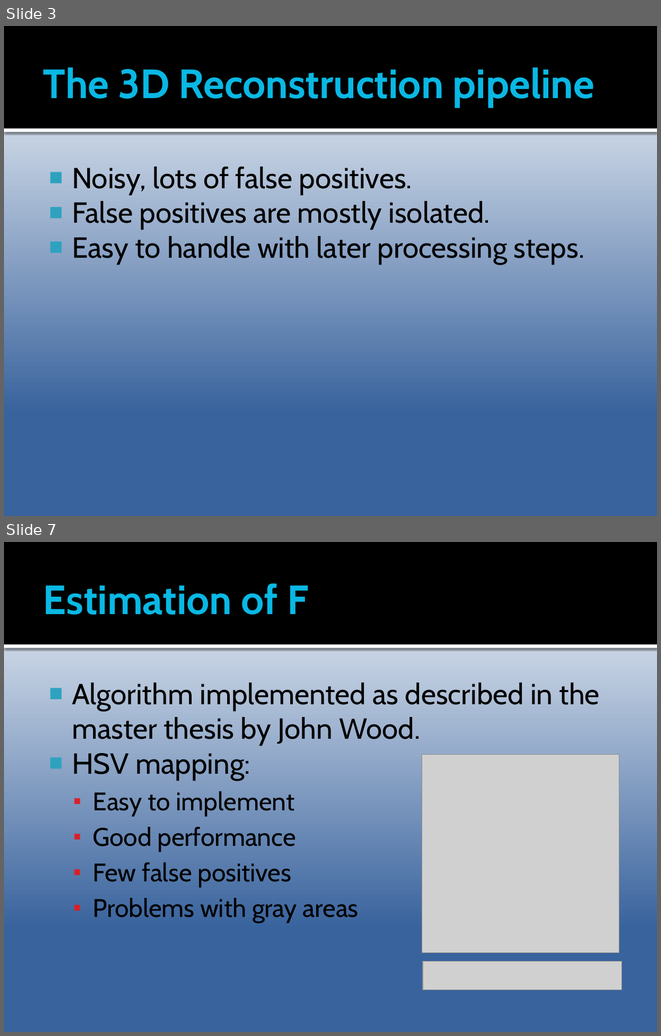
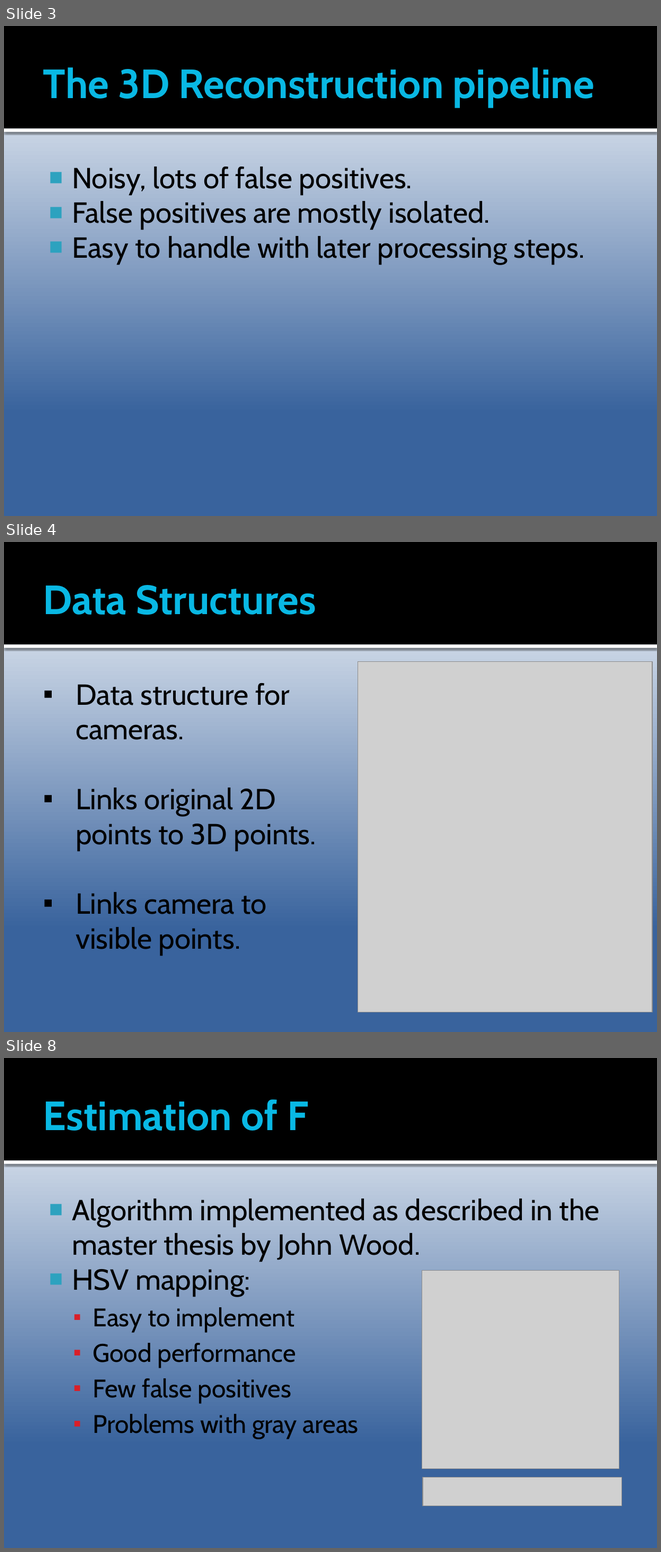
Before and after one commit to Epipolarna/Tracking, a slide deck: 3D Reconstruction/Documentation/TSBB15prez.pptx. Shown one above the other, each under a label of ours: slides 3 and 7 before the commit, slides 3, 4 and 8 after it; the slides between them are not shown. The pictures are 661x1036 and 661x1552 pixels, drawn with LibreOffice and Linux fonts; fonts in the diff are those of the drawing; grey boxes stand for pictures. Boxes give left, top, right and bottom in pixels: in the first picture for what was removed or moved away, otherwise in the second. Text is boxed around its words. In the diff, an @@ line names an element or a change of style, - is before the commit and + after.

```diff
--- a/3D Reconstruction/Documentation/TSBB15prez.pptx
+++ b/3D Reconstruction/Documentation/TSBB15prez.pptx
@@ slide 4 added at [4,542,657,1032], background gradient #FFFFFF to #39639D; not listed: 2 template elements that a slide beside it also shows @@
@@ title added at [43,585,317,615], 45 pt, text #08B8E4, bold @@
+Data Structures
@@ picture added at [358,661,652,1012] @@
@@ text added at [76,683,316,955], 32 pt, text #000000 @@
+▪ Data structure for cameras.
+▪ Links original 2D points to 3D points.
+▪ Links camera to visible points.
@@ what was slide 7 is now slide 8 @@
```
Also in this commit, not shown: 2 slides changed, 4 other slides added, 11 slides removed.
